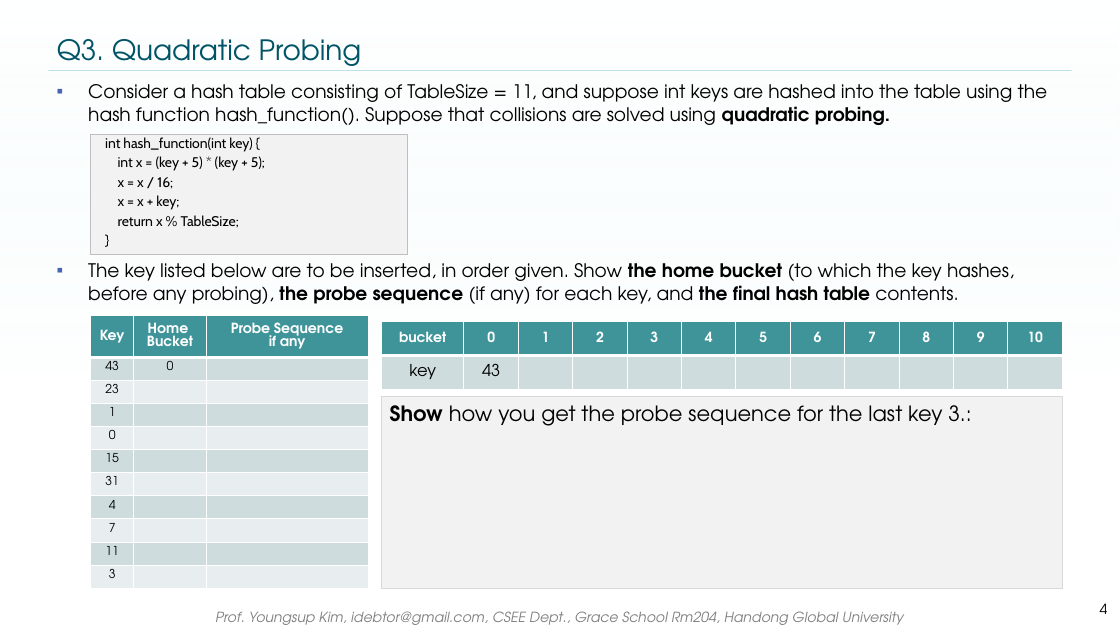
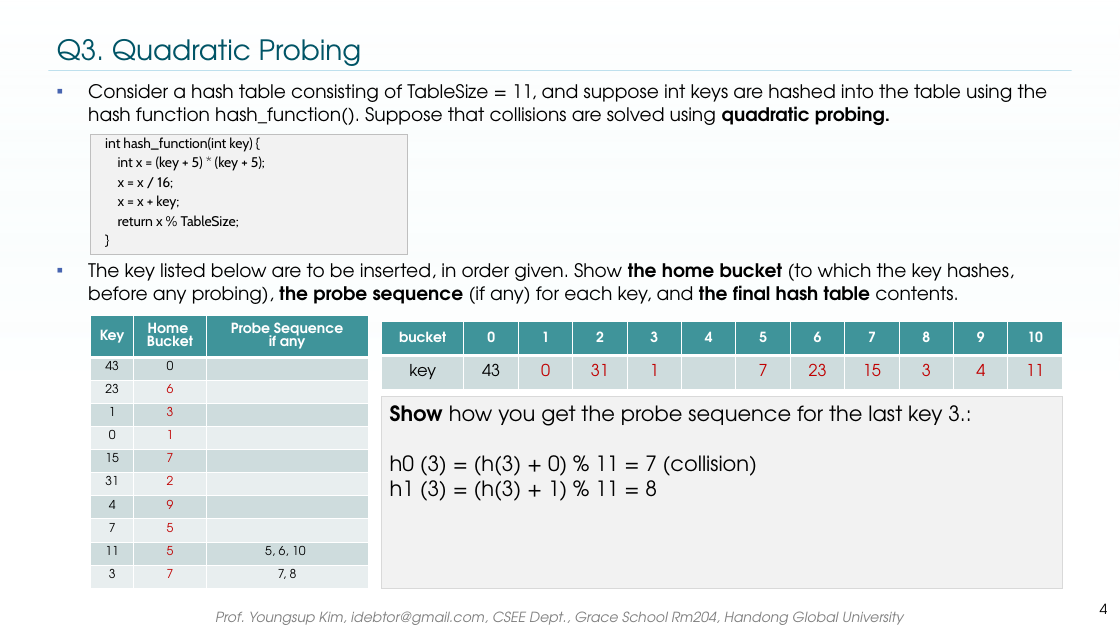
Before and after one commit to dooooooooong/DataStructure, a slide deck: slide 4 of psets/pset-final/08-1 HashingFinal.pptx. Drawn at 1120x630 pixels with LibreOffice and Linux fonts; fonts in the diff are those of the drawing; background and template pictures are left out. Boxes give left, top, right and bottom in pixels: in the first picture for what was removed or moved away, otherwise in the second. Text is boxed around its words. In the diff, an @@ line names an element or a change of style, - is before the commit and + after.

```diff
--- a/psets/pset-final/08-1 HashingFinal.pptx
+++ b/psets/pset-final/08-1 HashingFinal.pptx
@@ table at (91, 315, 369, 588) @@
-row 3, column 2: 
+row 3, column 2: 6
-row 4, column 2: 
+row 4, column 2: 3
-row 5, column 2: 
+row 5, column 2: 1
-row 6, column 2: 
+row 6, column 2: 7
-row 7, column 2: 
+row 7, column 2: 2
-row 8, column 2: 
+row 8, column 2: 9
-row 9, column 2: 
+row 9, column 2: 5
-row 10, column 2: 
+row 10, column 2: 5
-row 10, column 3: 
+row 10, column 3: 5, 6, 10
-row 11, column 2: 
+row 11, column 2: 7
-row 11, column 3: 
+row 11, column 3: 7, 8
@@ table at (381, 321, 1065, 389) @@
-row 2: key | 43 |  |  |  |  |  |  |  |  |  | 
+row 2: key | 43 | 0 | 31 | 1 |  | 7 | 23 | 15 | 3 | 4 | 11
@@ text in rectangle at (390, 455, 757, 501): paragraphs added @@
+h0 (3) = (h(3) + 0) % 11 = 7 (collision)
+h1 (3) = (h(3) + 1) % 11 = 8
```
Also in this commit, not shown: 7 other slides changed, 11 other files.
